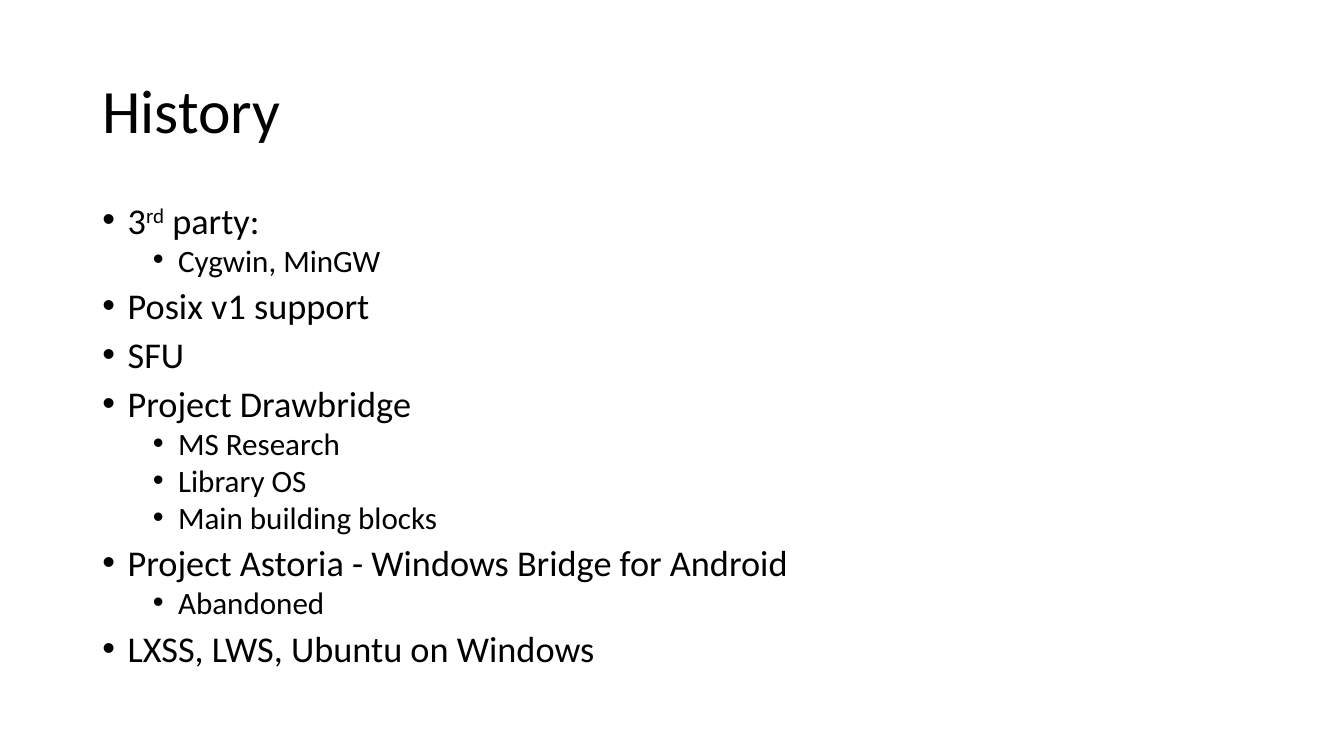
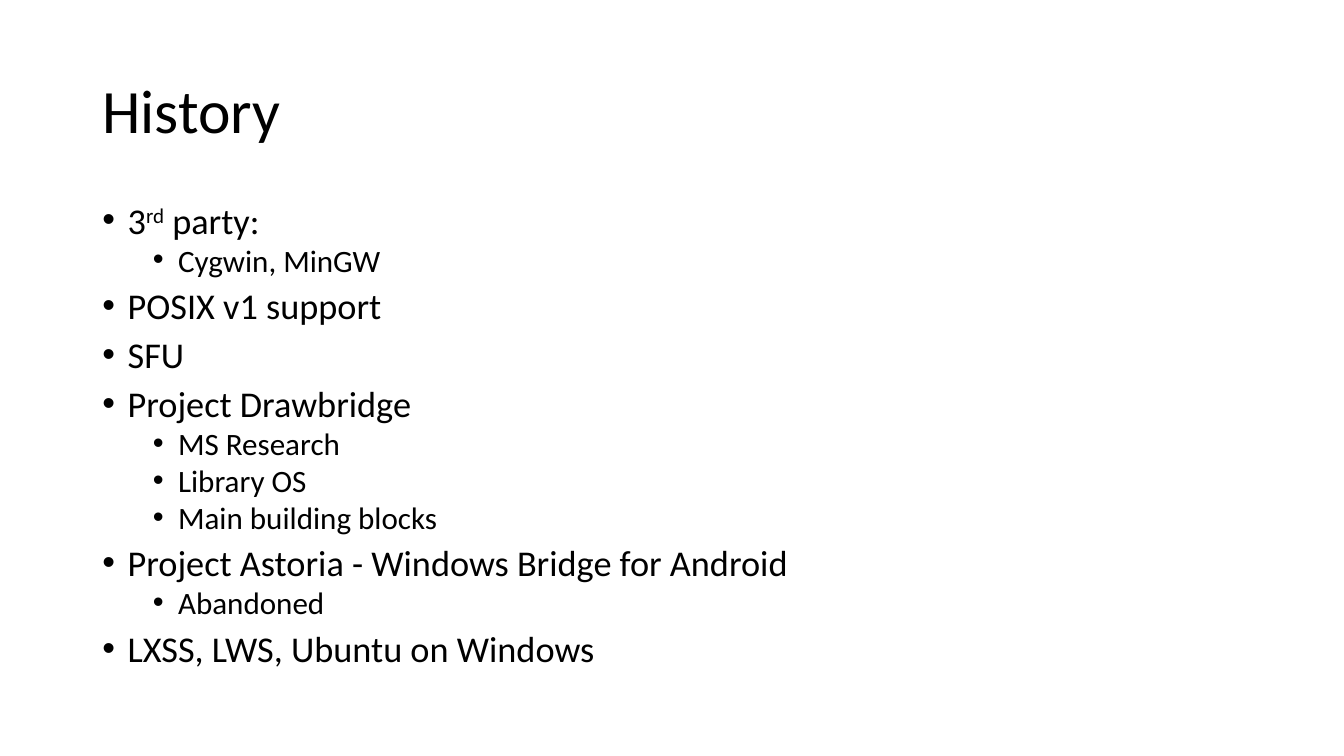
Before and after one commit to kpocza/LoWe, a slide deck: slide 3 of talks/entdev170222/EntDev170222_MSLovesLinux.pptx. Drawn at 1344x756 pixels with LibreOffice and Linux fonts; fonts in the diff are those of the drawing. Boxes give left, top, right and bottom in pixels: in the first picture for what was removed or moved away, otherwise in the second. Text is boxed around its words. In the diff, an @@ line names an element or a change of style, - is before the commit and + after.

```diff
--- a/talks/entdev170222/EntDev170222_MSLovesLinux.pptx
+++ b/talks/entdev170222/EntDev170222_MSLovesLinux.pptx
@@ text at box(128, 295, 381, 325): text changed @@
-• Posix v1 support
+• POSIX v1 support
```
Also in this commit, not shown: 7 other slides changed, 1 slide added.
